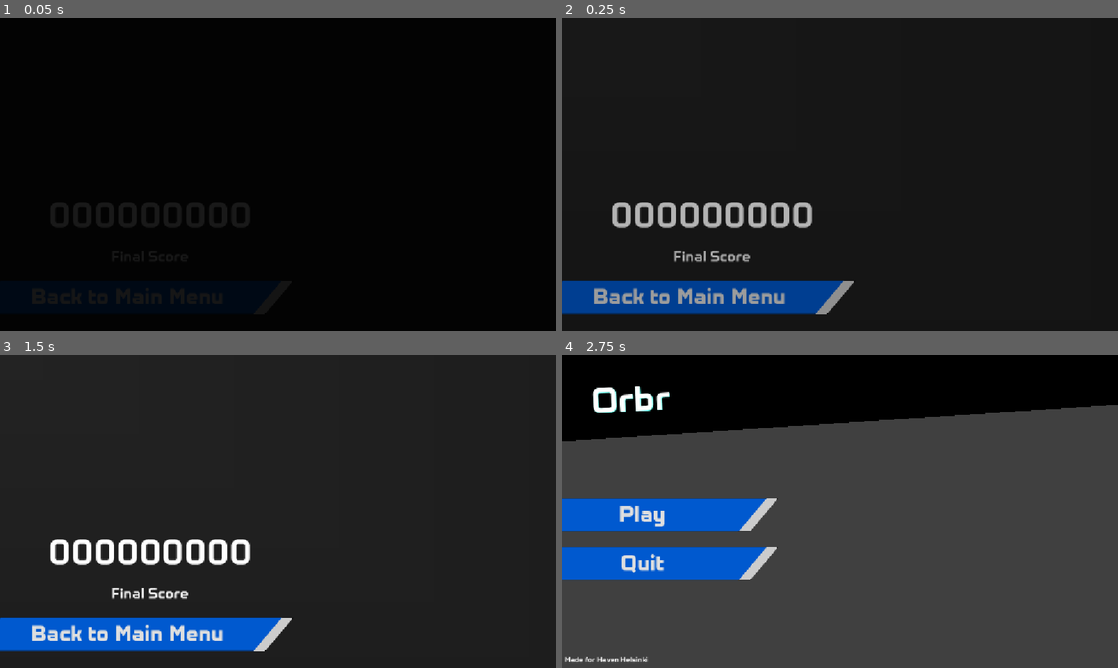
Above: before the commit, frames 1-4 (two rows, left to right).
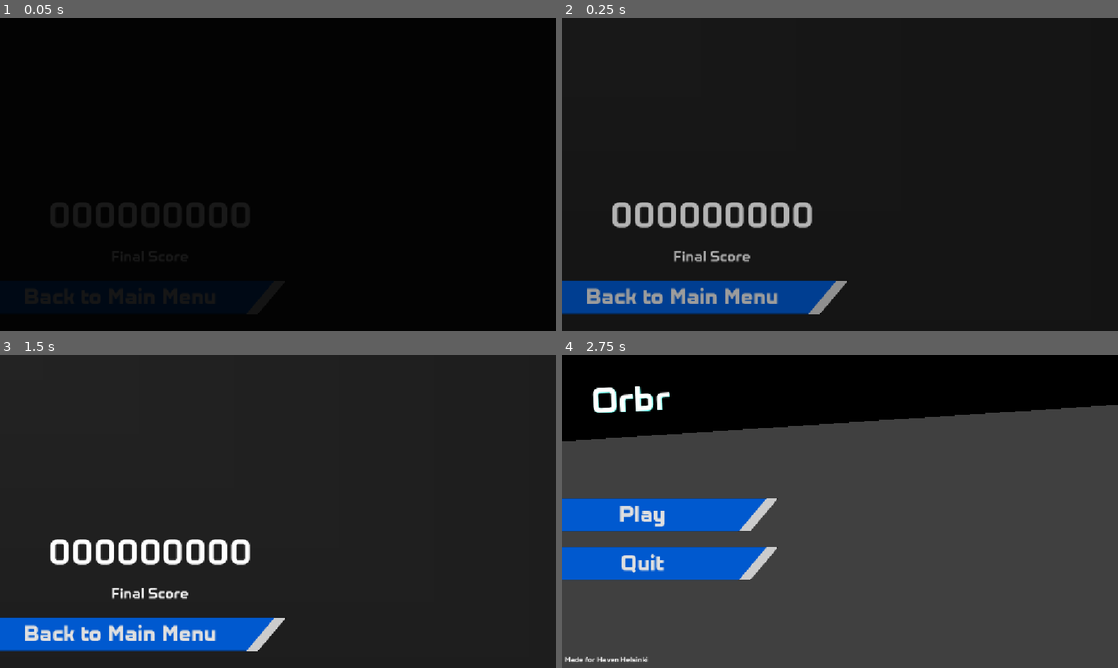
Above: after the commit, the same moments.

Repository: neilavesterinen/Haven-Bounce-Back-Shooter
Game: Godot game, scene res://Scenes/gameover/gameover.tscn
The game is run twice, just before and just after one commit, with the same random seed, the same clock (stepped at 60 frames per second) and the same inputs. This scene is started directly instead of the project's main scene. The engine's default icon, where the game draws it, is replaced by a stand-in: a white triangle on a blue panel in a dark square. Sound files missing from this copy of the repository are replaced by a short silence.
Inputs (mouse positions are in pixels of both pictures, inside the frame that each line leads up to):
- Up to frame 1 (0.05 s): no input
- Up to frame 2 (0.25 s): no input
- Up to frame 3 (1.5 s): tap Enter at 0.5 s; move the mouse to (400, 495) at 0.52 s; hold D (right) 0.53-1.25 s; click (400, 495) at 0.6 s; tap Space at 1.25 s; drag from (166, 527) to (250, 574) at 1.27 s
- Up to frame 4 (2.75 s): click "Back to Main Menu" at 2 s

The runs differ from the first frame. In frame 2, 1.3% of the frame differs, in the area x 0-53%, y 83-95%; in frame 3, 1.4%; in frame 4, nothing differs.

Commit message:
hioguigui

Diff:
--- a/Scenes/gameover/gameover.tscn
+++ b/Scenes/gameover/gameover.tscn
@@ -28,9 +28,9 @@
 
 [node name="Button" type="Button" parent="TextureRect" unique_id=2056550081]
 layout_mode = 0
-offset_left = -27.0
+offset_left = -42.0
 offset_top = 544.0
-offset_right = 579.0
+offset_right = 564.0
 offset_bottom = 612.0
 theme = ExtResource("1_wg0sj")
 text = "Back to Main Menu"
